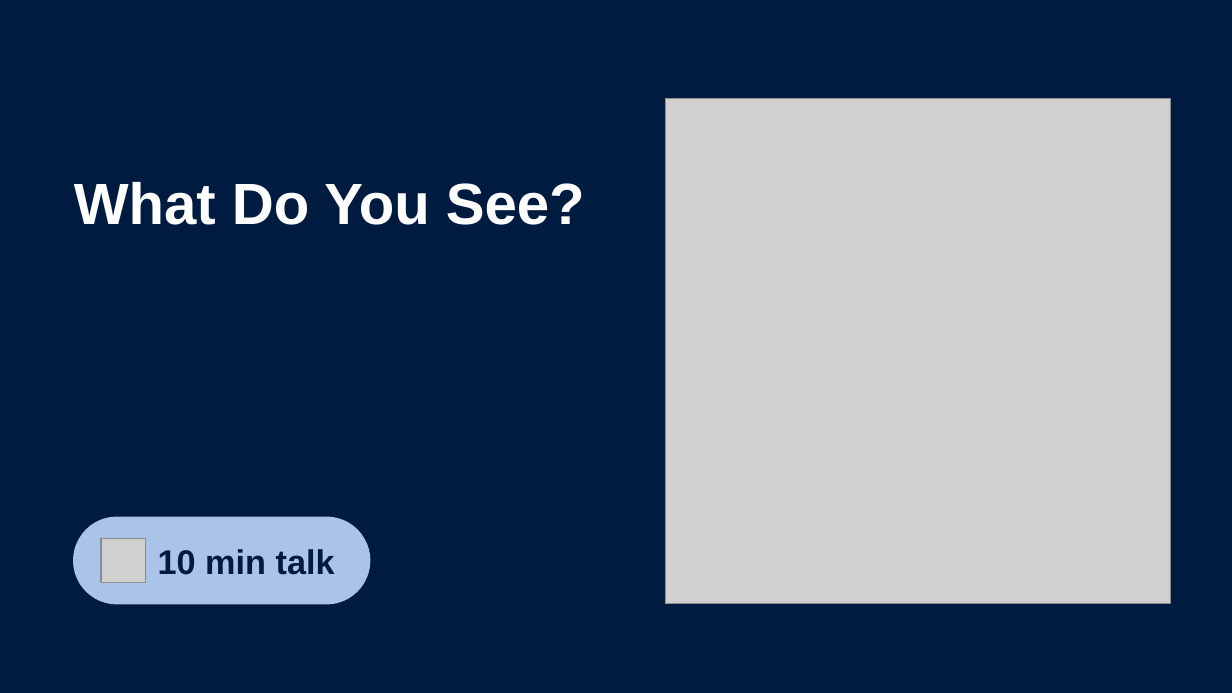
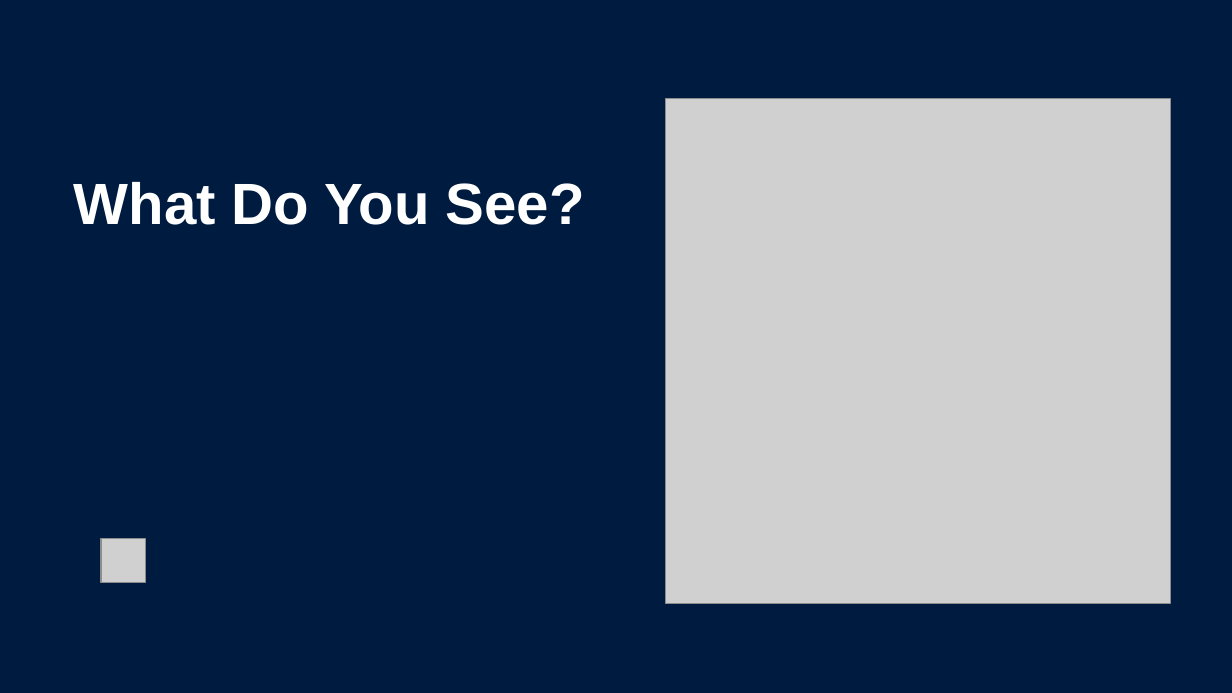
Before and after one commit to Dr-Hughes/Dr-Hughes.github.io, a slide deck: slide 2 of static/teaching/a-level-y12-13-image-analysis-image-analysis-challenge/image-analysis-problem.pptx. Drawn at 1232x693 pixels with LibreOffice and Linux fonts; fonts in the diff are those of the drawing; grey boxes stand for pictures. Boxes give left, top, right and bottom in pixels: in the first picture for what was removed or moved away, otherwise in the second. Text is boxed around its words. In the diff, an @@ line names an element or a change of style, - is before the commit and + after.

```diff
--- a/static/teaching/a-level-y12-13-image-analysis-image-analysis-challenge/image-analysis-problem.pptx
+++ b/static/teaching/a-level-y12-13-image-analysis-image-analysis-challenge/image-analysis-problem.pptx
@@ rounded rectangle removed at (74,517,370,604) @@
@@ text removed at (158,549,335,575) @@
-10 min talk
```
Also in this commit, not shown: 1 other slide changed, 4 slides added, 11 other files.
